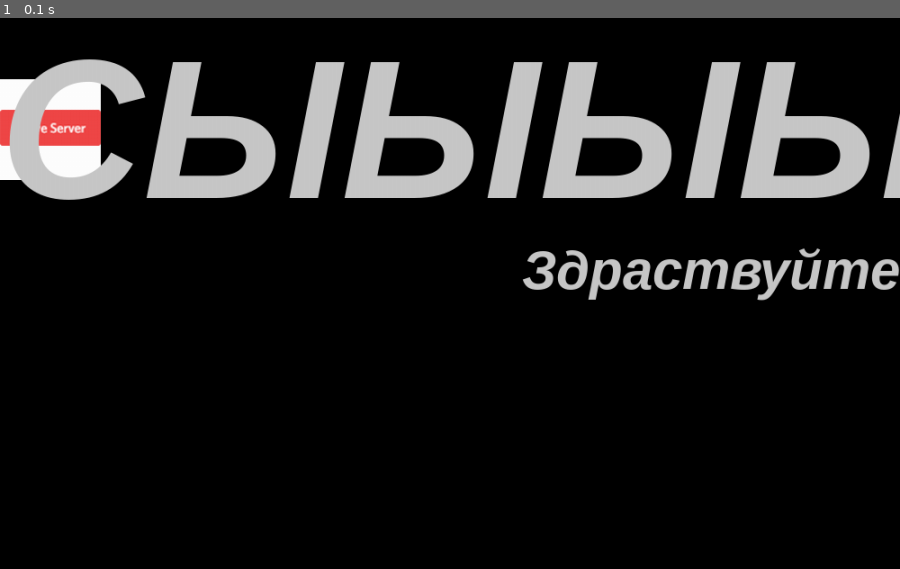
Above: before the commit, frame 1.
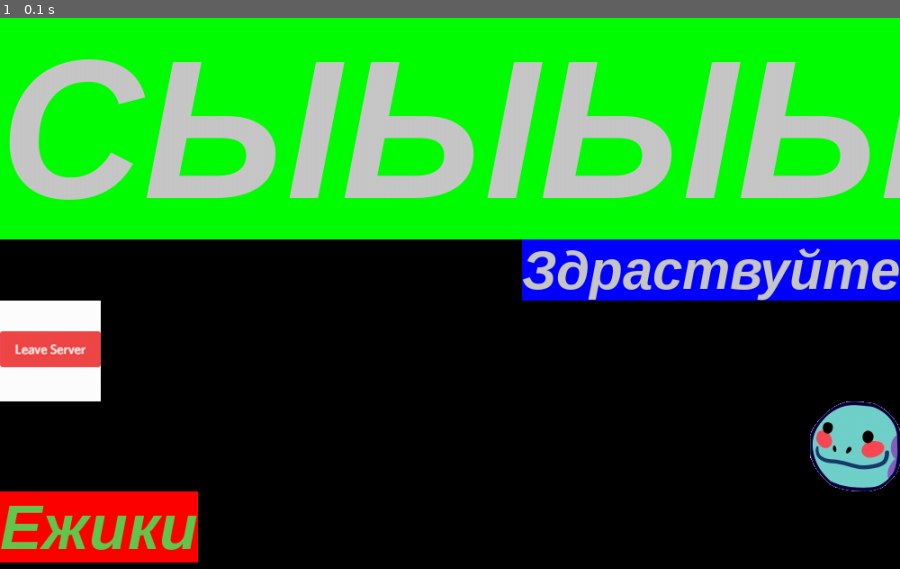
Above: after the commit, the same moment.

Repository: GLS-ANDREY/pygame
Game: pygame game, started from vysachie_okno.py
The game is run twice, just before and just after one commit, with the same random seed, the same clock (stepped at 60 frames per second) and the same inputs.
Inputs:
- Up to frame 1 (0.1 s): no input

The runs differ from the first frame. In frame 1, 40% of the frame differs, in the area x 0-100%, y 0-99%.

Commit message:
там парам

Diff:
--- a/vysachie_okno.py
+++ b/vysachie_okno.py
@@ -1,26 +1,37 @@
+import random
 import pygame
 
 t = pygame.display.set_mode([1000, 700])
 
 pygame.init()
 m = pygame.font.SysFont("arial", 220, True, True)
-mm = m.render("СЫЫЫЫЫЫЫЫЫЫЫЫЫЫЫЫЫЫЫЫЫЫЫЫЫЫЫЫЫЫЫЫЫЫЫЫ", True, [200, 200, 200])
+mm = m.render("СЫЫЫЫЫЫЫЫЫЫЫЫЫЫЫЫЫЫЫЫЫЫЫЫЫЫЫЫЫЫЫЫЫЫЫЫ", True, [200, 200, 200],[0,255,0])
 
 m2 = pygame.font.SysFont("arial", 60, True, True)
-mm2 = m2.render("Здраствуйте", True, [200, 200, 200])
+mm2 = m2.render("Здраствуйте", True, [200, 200, 200],[0,0,255])
 
-lt = m2.get_height()
-l = pygame.image.load("leave.png")
-t.blit(l,[0,lt])
-
-m3 = mm.get_height()
+m3 = pygame.font.SysFont("arial", random.randint(20,80),True, True )
+mm3 = m3.render("Ежики", True, [100,200,78],[255,0,0])
 
 tm2 = mm2.get_width()
 tm = t.get_width()-tm2
+m20 = mm.get_height()
+t.blit(mm,[0,0])
+t.blit(mm2,[tm,m20])
 
-t.blit(mm,[0,0])
-t.blit(mm2,[tm,m3])
+lt = mm.get_height()
+lt2 = mm2.get_height()
+l = pygame.image.load("leave.png")
+t.blit(l, [0, lt+lt2])
 
+tl = l.get_height()
+tl2 = mm2.get_height()
+tl3 = mm.get_height()
+u = pygame.image.load("ulibka.png")
+t.blit(u, [900, tl2+tl+tl3])
+
+tl4 = u.get_height()
+t.blit(mm3, [0,tl+lt2+tl3+tl4])
 
 while True:
     pygame.display.flip()
Binary file removed: aboba
Binary file added: ulibka.png
